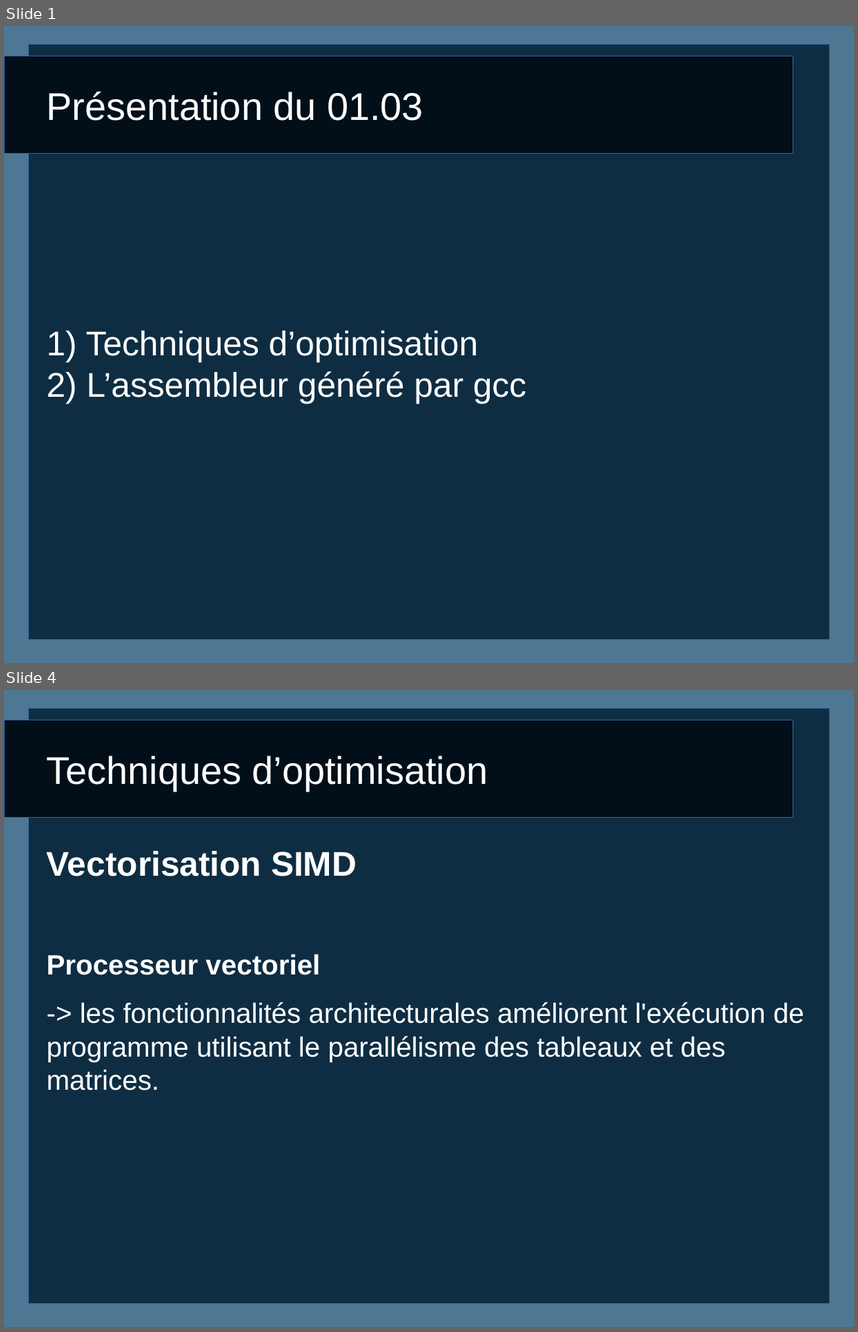
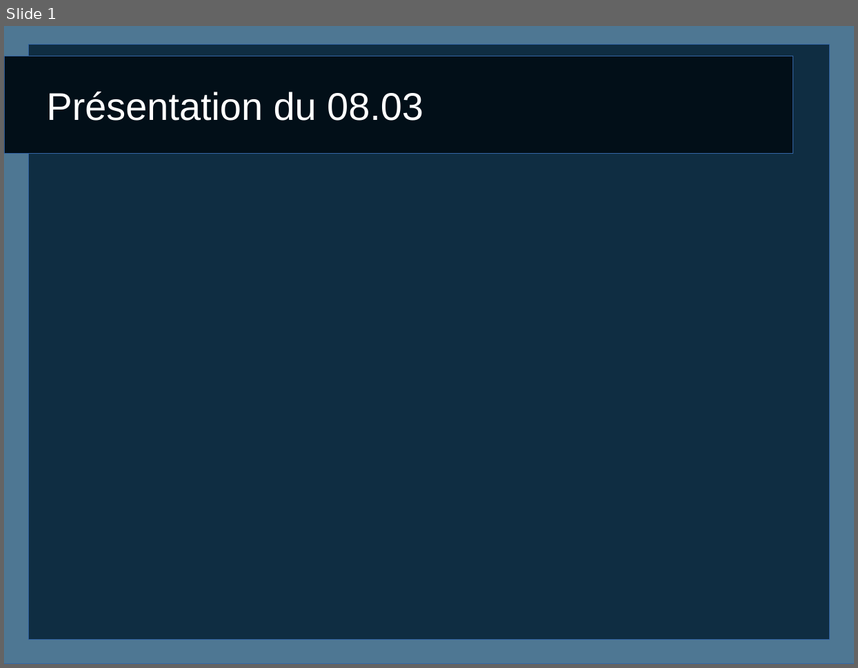
Before and after one commit to caswitch/recherche-et-doc-s4, a slide deck: Diapo3.odp. Shown one above the other, each under a label of ours: slides 1 and 4 before the commit, slide 1 after it; the slides between them are not shown. The pictures are 858x1332 and 858x668 pixels, drawn with LibreOffice and Linux fonts; fonts in the diff are those of the drawing. Boxes give left, top, right and bottom in pixels: in the first picture for what was removed or moved away, otherwise in the second. Text is boxed around its words. In the diff, an @@ line names an element or a change of style, - is before the commit and + after.

```diff
--- a/Diapo3.odp
+++ b/Diapo3.odp
@@ slide 4 removed at bbox=[4, 690, 854, 1328], background #FFFFFF; not listed: 3 template elements that a slide beside it also shows @@
@@ title removed at bbox=[47, 756, 488, 791] @@
-Techniques d’optimisation
@@ text removed at bbox=[47, 851, 804, 1090] @@
-Vectorisation SIMD
-Processeur vectoriel
--> les fonctionnalités architecturales améliorent l'exécution de programme utilisant le parallélisme des tableaux et des matrices.
@@ slide 1 changed as well @@
@@ title at bbox=[47, 92, 424, 121]: text changed @@
-Présentation du 01.03
+Présentation du 08.03
@@ subtitle removed at bbox=[86, 330, 526, 403] @@
-1) Techniques d’optimisation
-2) L’assembleur généré par gcc
```
Also in this commit, not shown: 2 slides added, 6 other slides removed.
